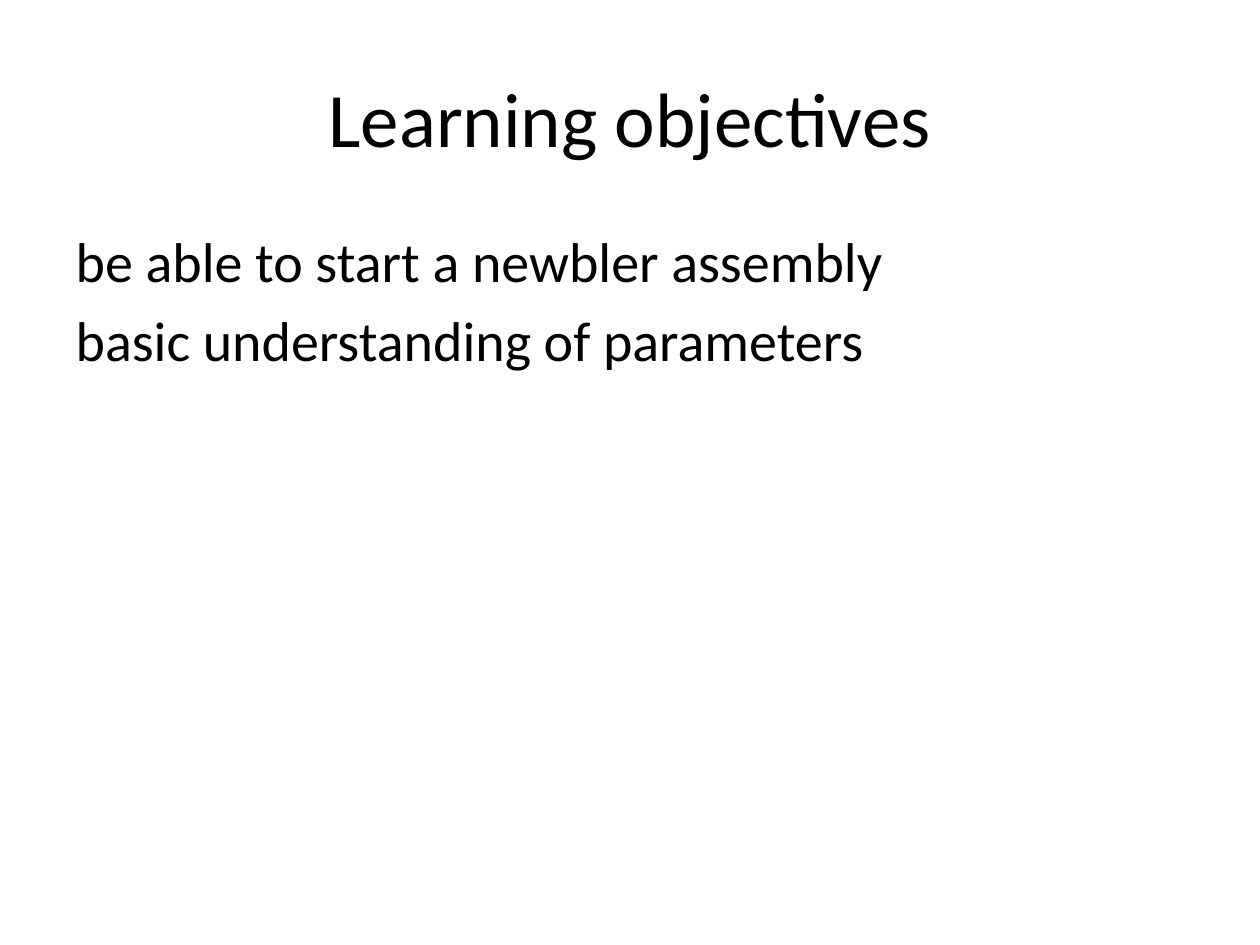
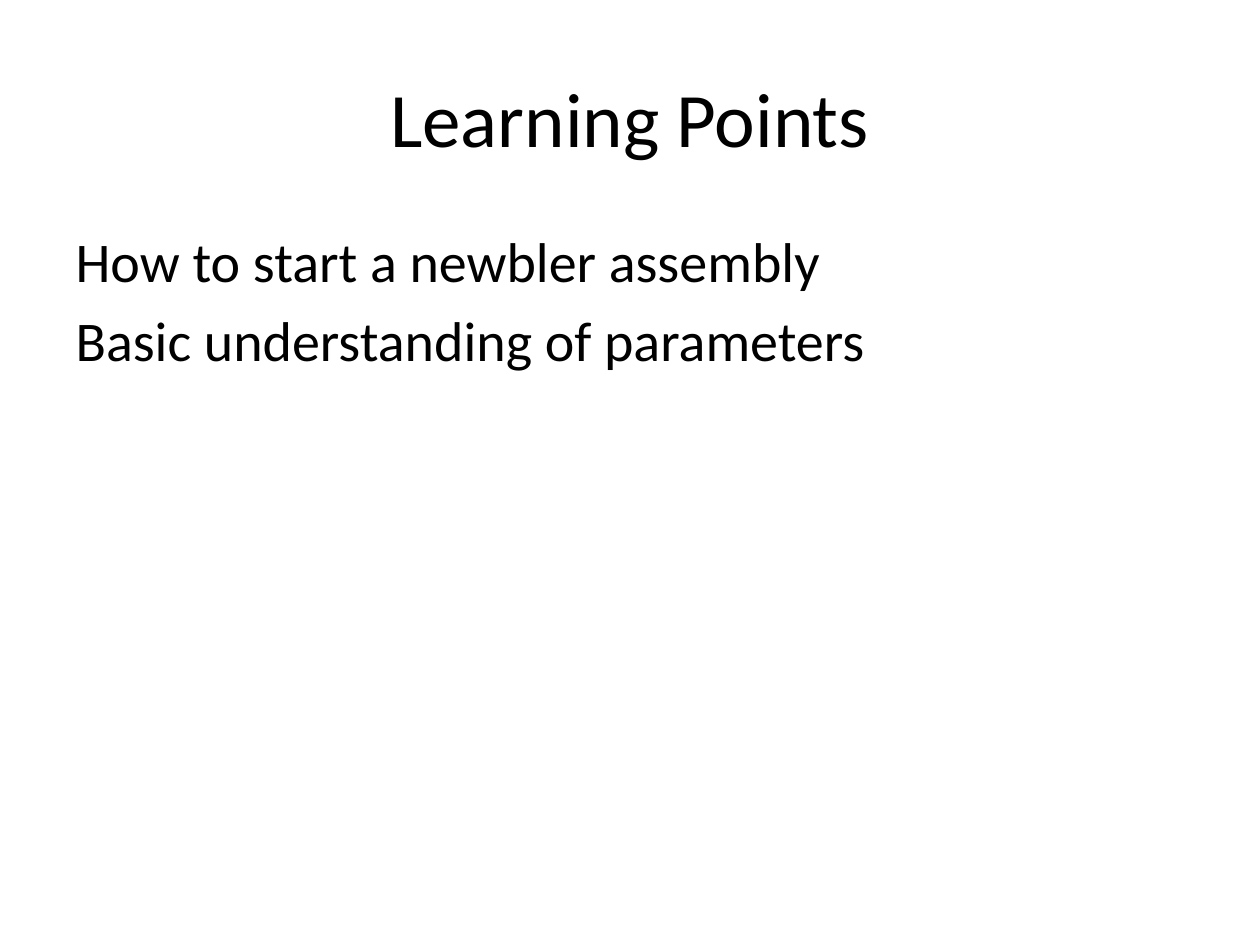
Before and after one commit to lexnederbragt/denovo-assembly-tutorial, a slide deck: slide 2 of presentations/Practical_2_de_novo_assembly_of_454_reads_with_Newbler.pptx. Drawn at 1260x945 pixels with LibreOffice and Linux fonts; fonts in the diff are those of the drawing. Boxes give left, top, right and bottom in pixels: in the first picture for what was removed or moved away, otherwise in the second. Text is boxed around its words. In the diff, an @@ line names an element or a change of style, - is before the commit and + after.

```diff
--- a/presentations/Practical_2_de_novo_assembly_of_454_reads_with_Newbler.pptx
+++ b/presentations/Practical_2_de_novo_assembly_of_454_reads_with_Newbler.pptx
@@ title at [390,94,869,161]: text changed @@
-Learning objectives
+Learning Points
@@ text at [76,243,864,371]: text changed @@
-be able to start a newbler assembly
-basic understanding of parameters
+How to start a newbler assembly
+Basic understanding of parameters
```
Also in this commit, not shown: 3 other files.
